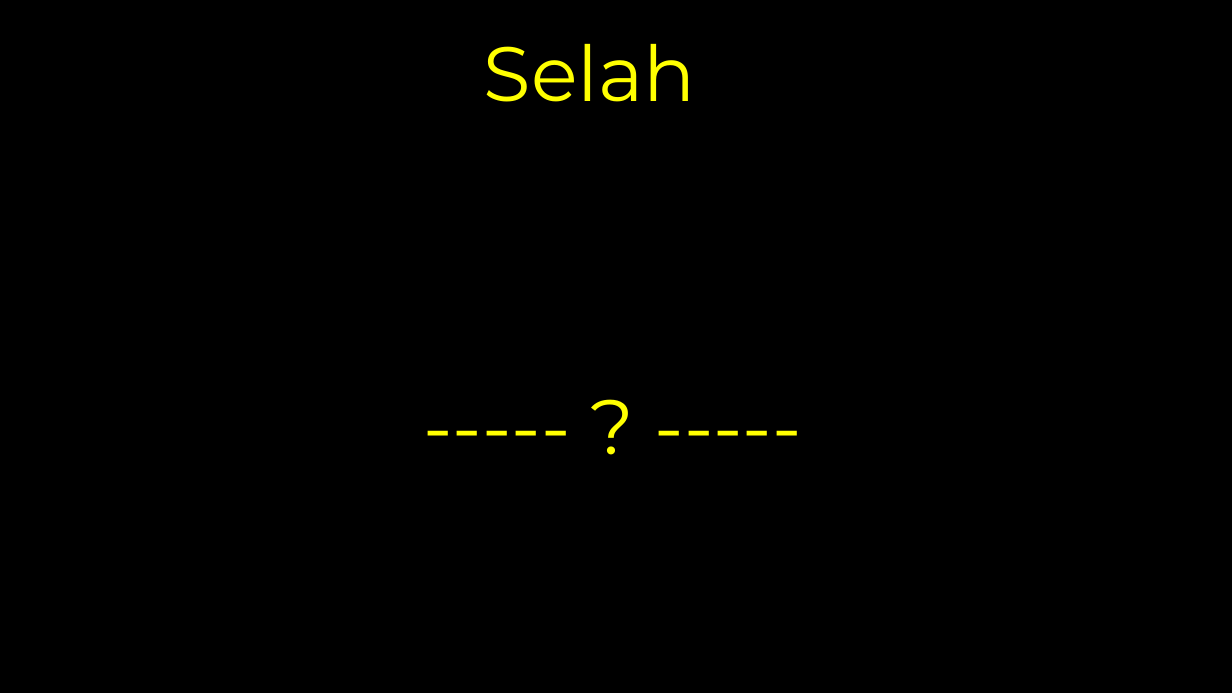
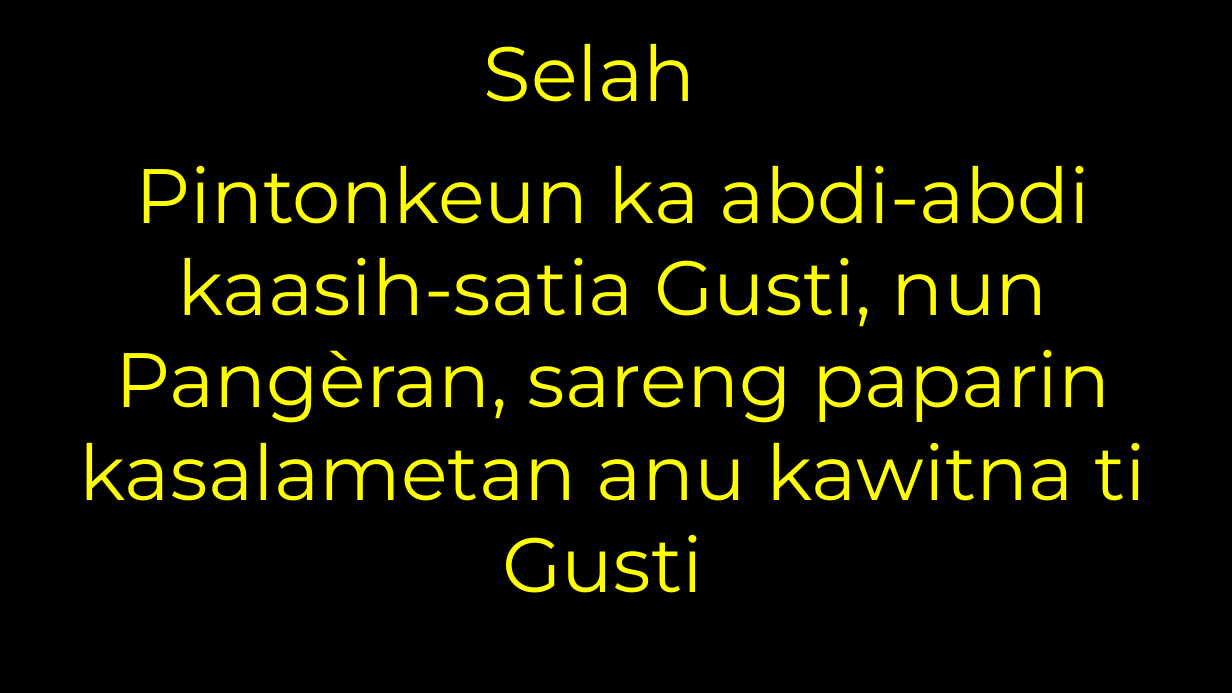
Before and after one commit to laurensius/Slide_Misa_KRC, a slide deck: slide 24 of 2020 12 tanggal 5 - 6/Slide Misa Bahasa Sunda.pptx. Drawn at 1232x693 pixels with LibreOffice and Linux fonts; fonts in the diff are those of the drawing; background and template pictures are left out. Boxes give left, top, right and bottom in pixels: in the first picture for what was removed or moved away, otherwise in the second. Text is boxed around its words. In the diff, an @@ line names an element or a change of style, - is before the commit and + after.

```diff
--- a/2020 12 tanggal 5 - 6/Slide Misa Bahasa Sunda.pptx
+++ b/2020 12 tanggal 5 - 6/Slide Misa Bahasa Sunda.pptx
@@ text at [79, 166, 1146, 593]: text changed @@
------ ? -----
+Pintonkeun ka abdi-abdi kaasih-satia Gusti, nun Pangèran, sareng paparin kasalametan anu kawitna ti Gusti
```
Also in this commit, not shown: 8 other slides changed, 8 other files.
